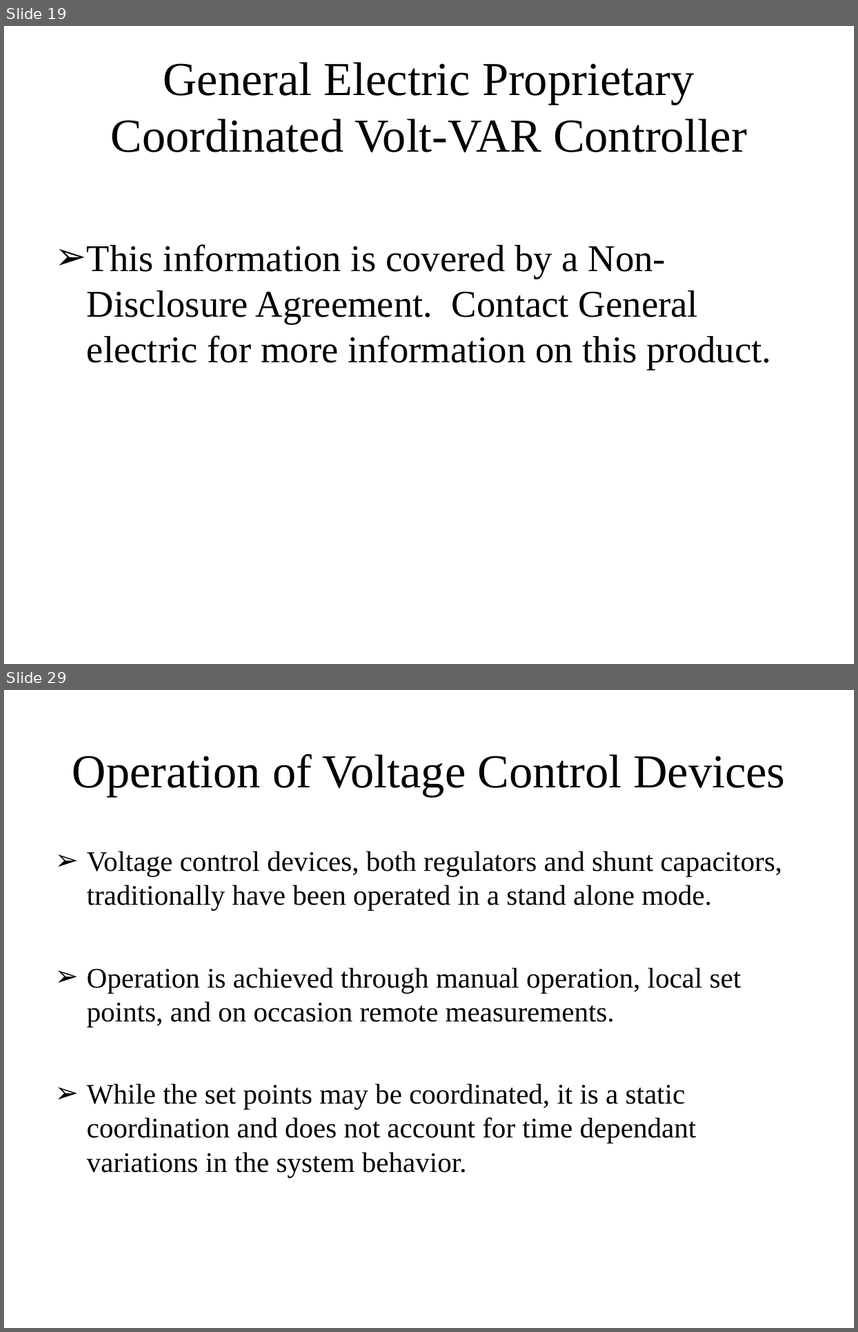
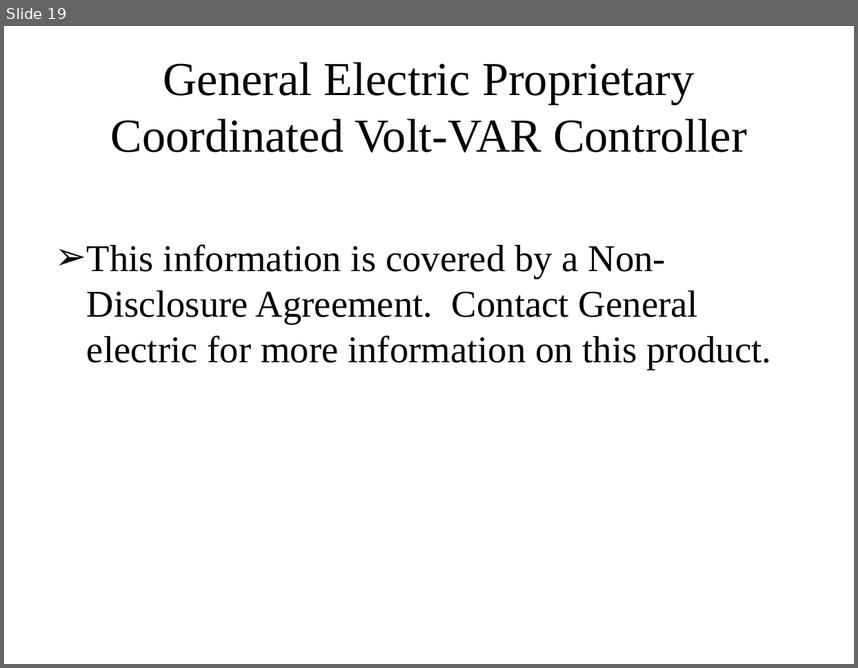
Before and after one commit to gridlab-d/course, a slide deck: Distribution_Analysis_Course/2.0 - CVR.ppt. Shown one above the other, each under a label of ours: slides 19 and 29 before the commit, slide 19 after it; the slides between them are not shown. The pictures are 858x1332 and 858x668 pixels, drawn with LibreOffice and Linux fonts; fonts in the diff are those of the drawing. Boxes give left, top, right and bottom in pixels: in the first picture for what was removed or moved away, otherwise in the second. Text is boxed around its words. In the diff, an @@ line names an element or a change of style, - is before the commit and + after.

```diff
--- a/Distribution_Analysis_Course/2.0 - CVR.ppt
+++ b/Distribution_Analysis_Course/2.0 - CVR.ppt
@@ slide 29 removed at box(4, 690, 854, 1328), background #FFFFFF @@
@@ title removed at box(72, 754, 785, 796) @@
-Operation of Voltage Control Devices
@@ text removed at box(87, 851, 782, 1176) @@
-➢ Voltage control devices, both regulators and shunt capacitors, traditionally have been operated in a stand alone mode.
-➢ Operation is achieved through manual operation, local set points, and on occasion remote measurements.
-➢ While the set points may be coordinated, it is a static coordination and does not account for time dependant variations in the system behavior.
```
Also in this commit, not shown: 2 slides changed, 17 slides added, 27 other slides removed, 2 other files.
